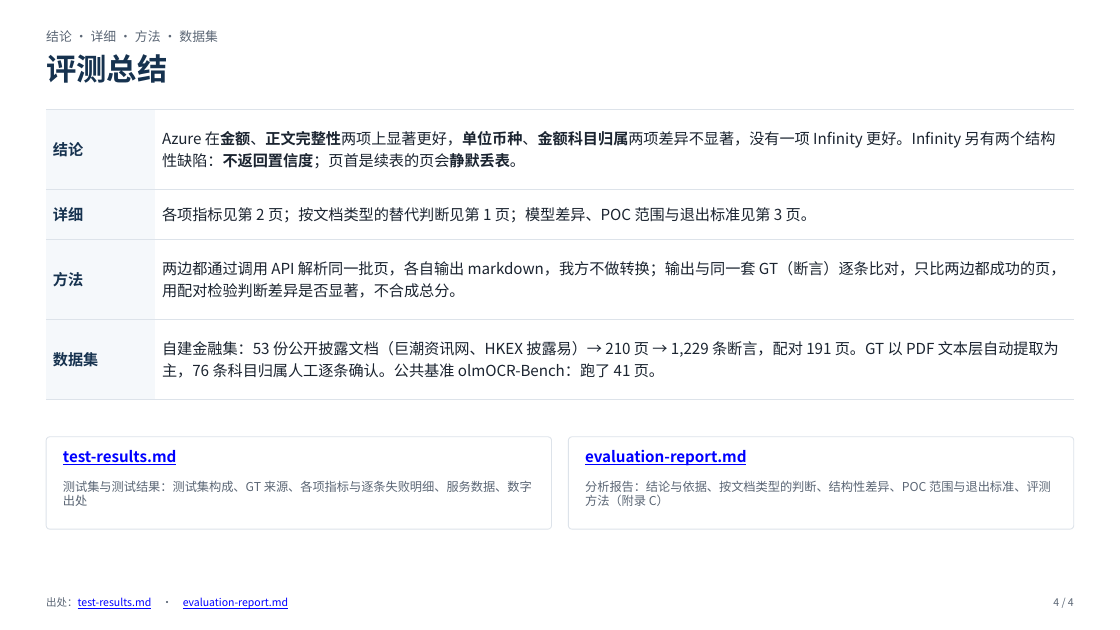
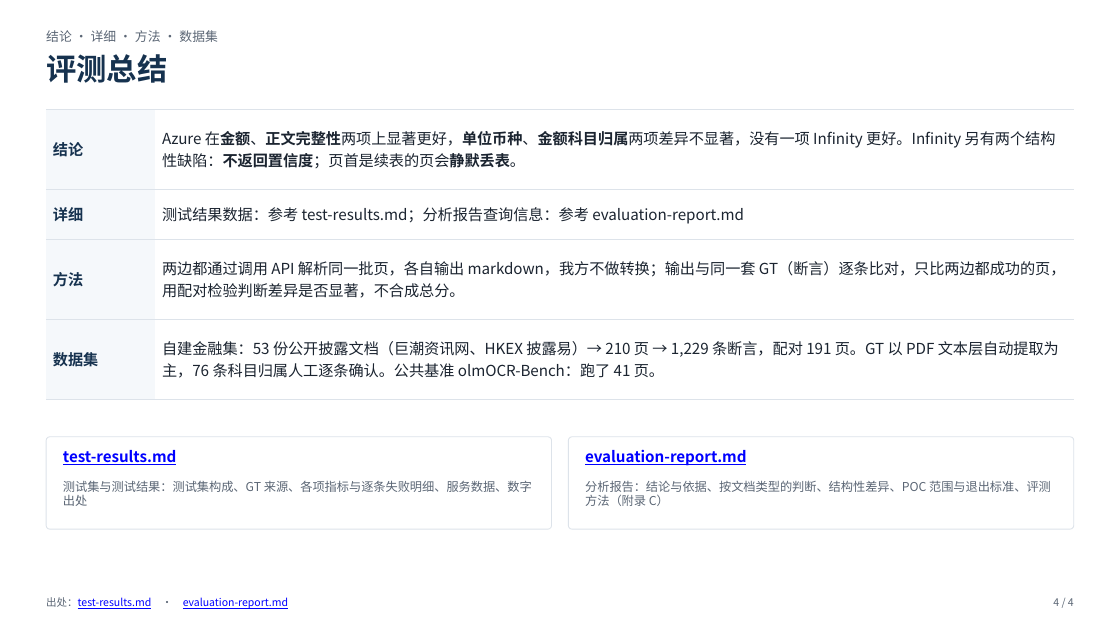
Before and after one commit to gejun2008/doc-parser-eval, a slide deck: slide 4 of docs/briefing-deck.pptx. Drawn at 1120x630 pixels with LibreOffice and Linux fonts; fonts in the diff are those of the drawing. Boxes give left, top, right and bottom in pixels: in the first picture for what was removed or moved away, otherwise in the second. Text is boxed around its words. In the diff, an @@ line names an element or a change of style, - is before the commit and + after.

```diff
--- a/docs/briefing-deck.pptx
+++ b/docs/briefing-deck.pptx
@@ table at [46,109,1074,399] @@
-row 2, column 2: 各项指标见第 2 页；按文档类型的替代判断见第 1 页；模型差异、POC 范围与退出标准见第 3 页。
+row 2, column 2: 测试结果数据：参考 test-results.md；分析报告查询信息：参考 evaluation-report.md
```
Also in this commit, not shown: 1 other slide changed, 2 other files.
